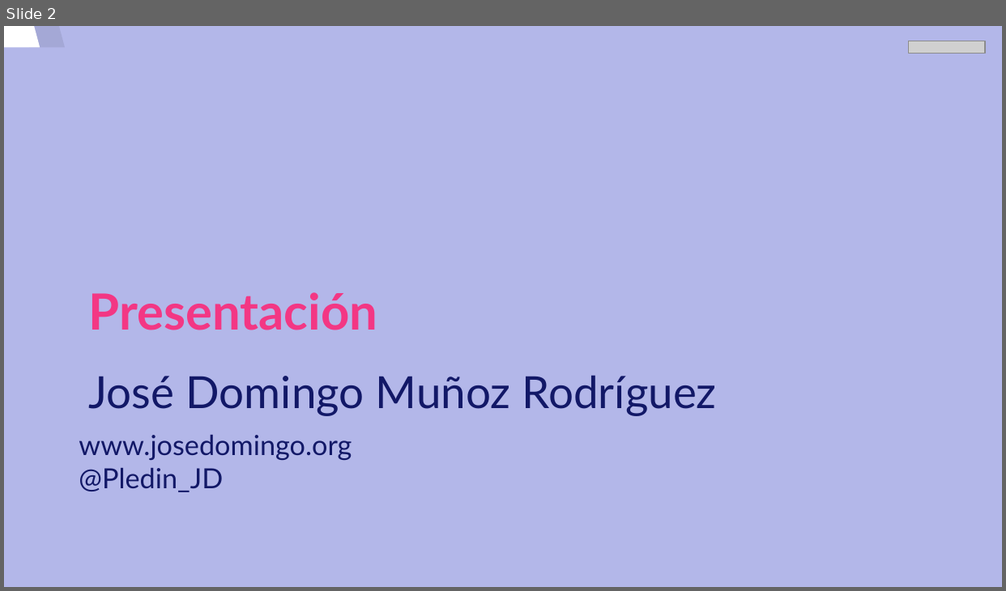
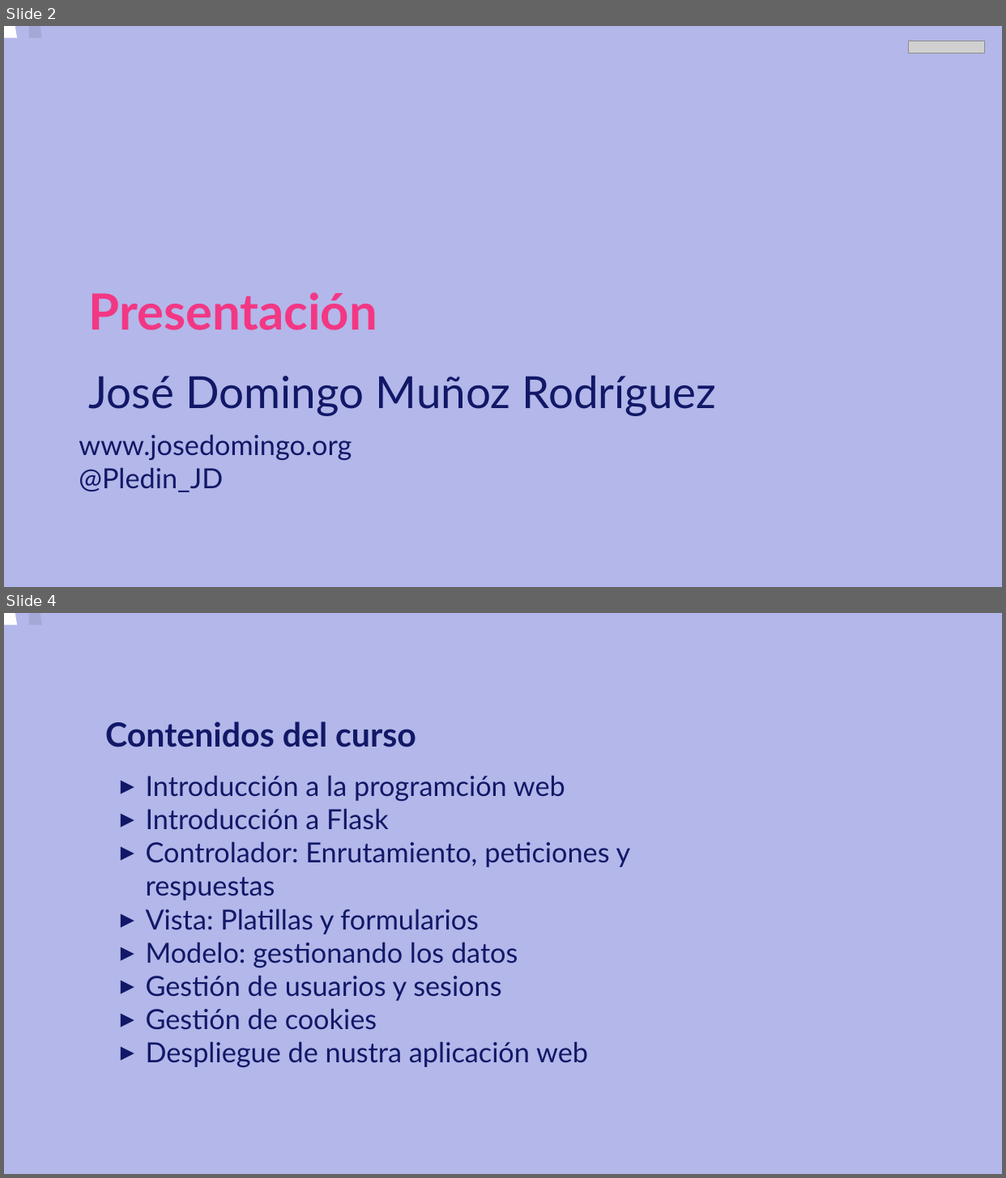
Before and after one commit to josedom24/curso_flask, a slide deck: curso/u0/u0.odp. Shown one above the other, each under a label of ours: slide 2 before the commit, slides 2 and 4 after it; the slides between them are not shown. The pictures are 1006x591 and 1006x1178 pixels, drawn with LibreOffice and Linux fonts; fonts in the diff are those of the drawing; grey boxes stand for pictures. Boxes give left, top, right and bottom in pixels: in the first picture for what was removed or moved away, otherwise in the second. Text is boxed around its words. In the diff, an @@ line names an element or a change of style, - is before the commit and + after.

Commit message:
Introducción

```diff
--- a/curso/u0/u0.odp
+++ b/curso/u0/u0.odp
@@ slide 4 added at [4, 613, 1002, 1174], background #B3B7E9; not listed: 2 template elements that a slide beside it also shows @@
@@ text added at [105, 722, 416, 747], 24 pt, text #121867, bold @@
+Contenidos del curso
@@ text added at [146, 776, 631, 1067], 20 pt, text #121867 @@
+▸ Introducción a la programción web
+▸ Introducción a Flask
+▸ Controlador: Enrutamiento, peticiones y respuestas
+▸ Vista: Platillas y formularios
+▸ Modelo: gestionando los datos
+▸ Gestión de usuarios y sesions
+▸ Gestión de cookies
+▸ Despliegue de nustra aplicación web
@@ slide 2 changed as well @@
@@ freeform shape at [4, 26, 902, 587]: outline redrawn @@
@@ freeform shape at [29, 26, 927, 587]: outline redrawn @@
```
Also in this commit, not shown: 1 other slide changed, 5 other slides added, 8 slides removed, 1 other file.
